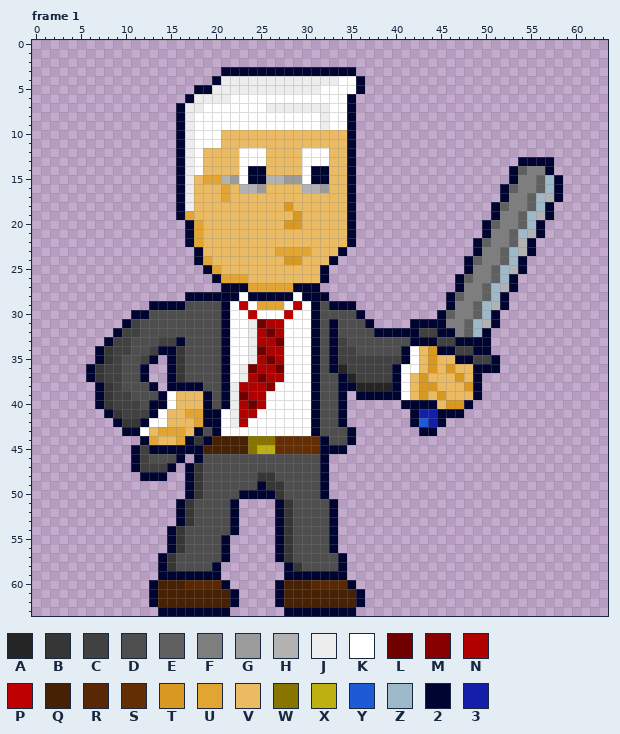
Pixel-art file -- Art/Level 1/Sprites/CH_dr_adkins/CH_dr_adkins_V2_sword_idle.aseprite. That is the earlier state.
64x64 pixels, 4 frames. Shown: frame 1. The commit also changed other frames, which this record leaves out.
Palette (. is transparent): A #252525  B #363636  C #414141  D #4e4e4e  E #606060  F #7e7e7e  G #9b9b9b  H #b2b2b2  J #ededed  K #ffffff  L #700000  M #870000  N #b00000  P #bd0000  Q #472103  R #572803  S #632e03  T #d99821  U #e3a532  V #ebbb63  W #877500  X #bdb111  Y #1c5ad6  Z #9eb9ca  2 #000430  3 #131fab
The same view after the edit:
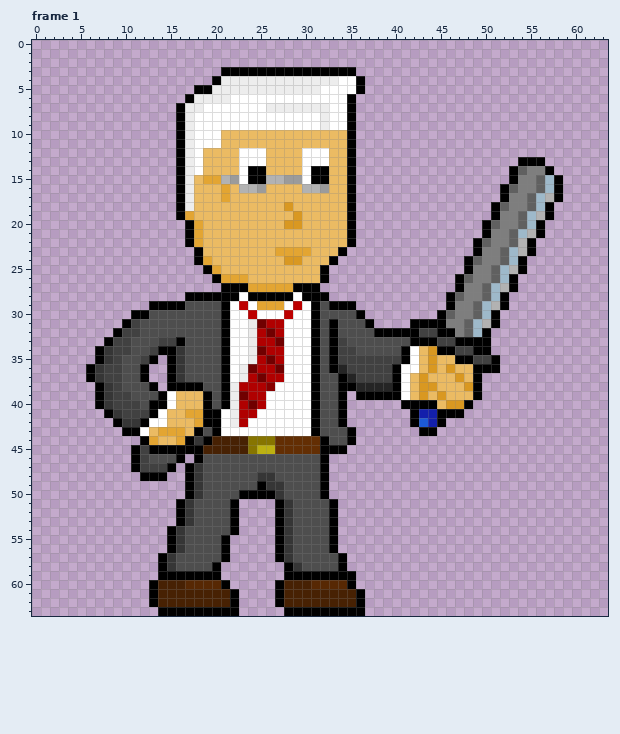
The edit:
{"colour":"2","old":"#000430","new":"#000000"}
{"where": "frame 1"}
{"frame":1,"y":13,"x":57,"old":"2","new":"."}
{"frame":1,"y":59,"x":35,"old":".","new":"2"}
{"frame":1,"y":63,"x":22,"old":".","new":"2"}
{"frame":1,"y":63,"x":36,"old":".","new":"2"}
{"label":"changed","picture_box":[86,67,563,616]}
